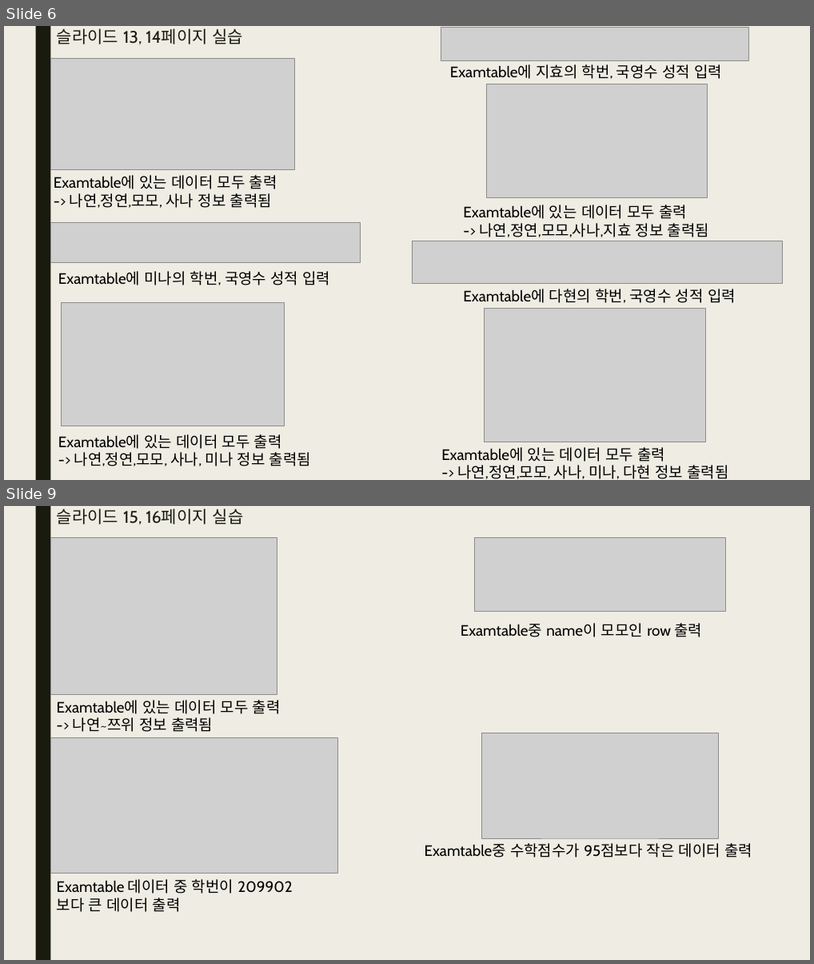
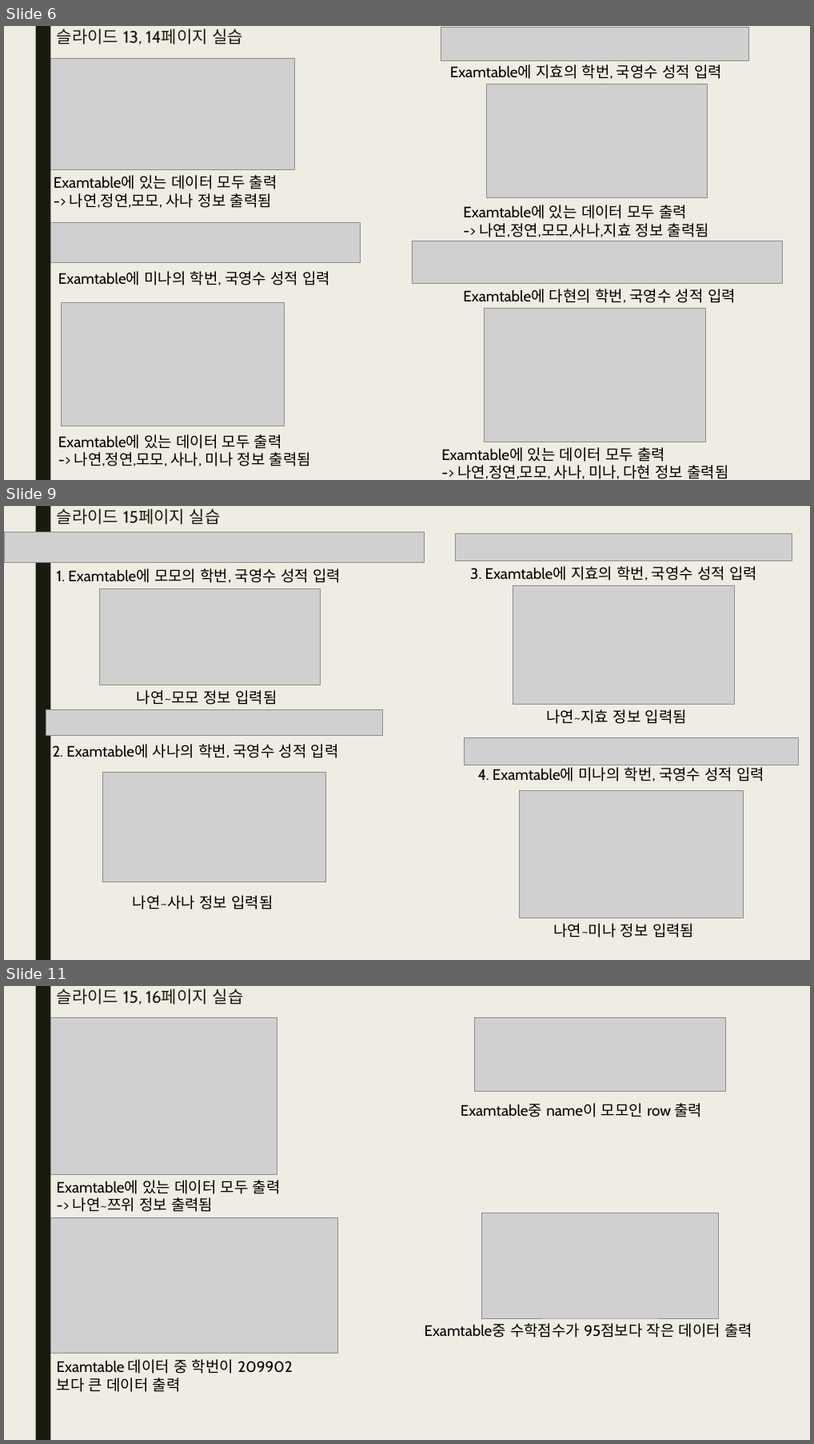
Before and after one commit to bino0130/politec-database, a slide deck: 데이터베이스프로그래밍 과제/20230508 데이터베이스 1강 과제 남정현.pptx. Shown one above the other, each under a label of ours: slides 6 and 9 before the commit, slides 6, 9 and 11 after it; the slides between them are not shown. The pictures are 814x964 and 814x1444 pixels, drawn with LibreOffice and Linux fonts; fonts in the diff are those of the drawing; grey boxes stand for pictures. Boxes give left, top, right and bottom in pixels: in the first picture for what was removed or moved away, otherwise in the second. Text is boxed around its words. In the diff, an @@ line names an element or a change of style, - is before the commit and + after.

```diff
--- a/데이터베이스프로그래밍 과제/20230508 데이터베이스 1강 과제 남정현.pptx
+++ b/데이터베이스프로그래밍 과제/20230508 데이터베이스 1강 과제 남정현.pptx
@@ slide 9 added at <box>4,506,810,960</box>, background #EFEDE3; not listed: 1 template element that a slide beside it also shows @@
@@ title added at <box>57,508,221,524</box>, 20 pt, text #191B0E @@
+슬라이드 15페이지 실습
@@ picture added at <box>4,532,425,562</box> @@
@@ picture added at <box>456,534,793,561</box> @@
@@ text added at <box>57,568,341,583</box>, 18 pt, text #000000 @@
+1. Examtable에 모모의 학번, 국영수 성적 입력
@@ text added at <box>470,566,758,580</box>, 18 pt, text #000000 @@
+3. Examtable에 지효의 학번, 국영수 성적 입력
@@ picture added at <box>100,589,321,684</box> @@
@@ picture added at <box>514,585,734,704</box> @@
@@ text added at <box>137,690,277,704</box>, 18 pt, text #000000 @@
+나연~모모 정보 입력됨
@@ picture added at <box>46,709,382,736</box> @@
@@ text added at <box>546,709,687,724</box>, 18 pt, text #000000 @@
+나연~지효 정보 입력됨
@@ text added at <box>52,744,339,758</box>, 18 pt, text #000000 @@
+2. Examtable에 사나의 학번, 국영수 성적 입력
@@ picture added at <box>465,738,799,765</box> @@
@@ text added at <box>478,764,766,781</box>, 18 pt, text #000000 @@
+4. Examtable에 미나의 학번, 국영수 성적 입력
@@ picture added at <box>102,772,326,882</box> @@
@@ picture added at <box>520,790,744,917</box> @@
@@ text added at <box>133,895,273,909</box>, 18 pt, text #000000 @@
+나연~사나 정보 입력됨
@@ text added at <box>554,923,694,937</box>, 18 pt, text #000000 @@
+나연~미나 정보 입력됨
@@ what was slide 9 is now slide 11 @@
```
Also in this commit, not shown: 7 slides changed, 5 other slides added, 13 other files.
